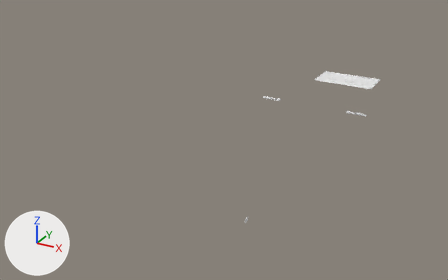
An edit to the glTF model na-project-portal/26-Projects/RB05__WestFarm/30__TrueVision__AppContent/DesignPhase01__ConceptDesign__Scheme-01/RB05__Storey__GroundFloor__ProposedInteriorDecor__MeshModel__.glb, drawn before and after from the same camera.
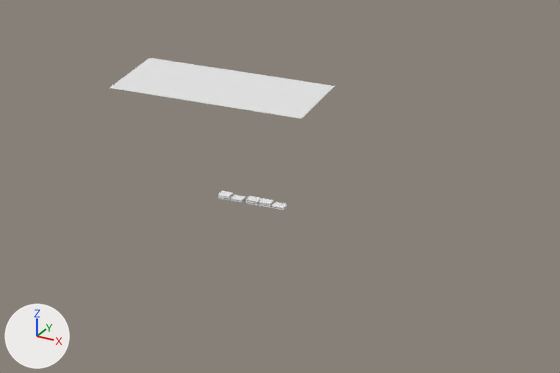
The first picture shows the older version from a 50 mm lens placed at (50.7, -21.3, 20.0), pointed at (26.9, 22.0, -1.6). The close-ups show the older and then the newer version on the part from 63% to 100% of the width and 19% to 59% of the height of that picture. Only the edits that show in the close-ups are written down. Every picture has the same lights, and +X, +Y and +Z are marked at lower left. Vertices at exactly the same position are counted once.

Objects in the first close-up: '28_85__Towel__BathroomTowel__Var-01___ID19652568.001', '28_85__Towel__BathroomTowel__Var-01___ID19652571.001', '28_85__Towel__BathroomTowel__Var-01___ID19652573.001', '28_85__Towel__BathroomTowel__Var-01___ID19652576.001', '28_85__Towel__BathroomTowel__Var-01___ID19652577.001', '28_85__Towel__BathroomTowel__Var-01___ID19652578.001', '28_85__Towel__BathroomTowel__Var-01___ID19652579.001', '29__ProposedBuilding__InteriorDecor::Default'.
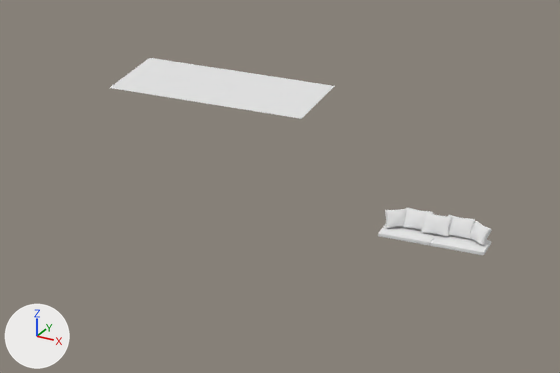
Location of each change, [x1, y1, x2, y2] in pixels of the close-ups (560 x 373 px):
'29__ProposedBuilding__InteriorDecor::Default', reshaped
    before: [110, 58, 335, 119]
    after: [110, 58, 492, 255]
'Pillow_ID23559936', added
    after: [421, 212, 452, 237]
'Pillow_ID23559934', added
    after: [448, 215, 475, 239]
'Pillow_ID23559935', added
    after: [403, 207, 433, 230]
'28_85__Towel__BathroomTowel__Var-01___ID19652576.001', deleted
    before: [259, 198, 274, 205]
'28_85__Towel__BathroomTowel__Var-01___ID19652573.001', deleted
    before: [272, 202, 287, 209]
'28_85__Towel__BathroomTowel__Var-01___ID19652568.001', deleted
    before: [231, 195, 246, 201]
'28_85__Towel__BathroomTowel__Var-01___ID19652579.001', deleted
    before: [246, 196, 261, 202]
'28_85__Towel__BathroomTowel__Var-01___ID19652571.001', deleted
    before: [218, 191, 233, 197]
'28_85__Towel__BathroomTowel__Var-01___ID19652578.001', deleted
    before: [246, 200, 259, 204]
'28_85__Towel__BathroomTowel__Var-01___ID19652577.001', deleted
    before: [246, 202, 259, 205]
part 1 of me_mesh_0_29__proposedbuilding__interiordecor__default, added
    after: [378, 209, 492, 255]

The change, as a list of edits to the scene's bpy script:
```text
Change me_mesh_0_29__proposedbuilding__interiordecor__default:
    remove me_mesh_0_29__proposedbuilding__interiordecor__default.from_pydata(...)  # 4137 vertices, 5576 faces; spans x 29.4..36.6, y 7.0..40.2, z 0.0..1.1
    add me_mesh_0_29__proposedbuilding__interiordecor__default.from_pydata(...)  # 8101 vertices, 13464 faces; spans x 10.5..42.5, y 7.0..40.2, z 0.0..3.9
    me_mesh_0_29__proposedbuilding__interiordecor__default part 1: 1940 vertices added at x 39.9..42.5, y 27.7..28.6, z 0.4..0.9
    other edits to the shape of me_mesh_0_29__proposedbuilding__interiordecor__default do not show in these pictures
Remove ob_28_85__towel__bathroomtowel__var_01___id19652576_001:
    ob_28_85__towel__bathroomtowel__var_01___id19652576_001 = bpy.data.objects.new('28_85__Towel__BathroomTowel__Var-01___ID19652576.001', me_sharedmesh_28_85__towel__bathroomtowel__var_01___mirrored)
Remove ob_28_85__towel__bathroomtowel__var_01___id19652579_001:
    ob_28_85__towel__bathroomtowel__var_01___id19652579_001 = bpy.data.objects.new('28_85__Towel__BathroomTowel__Var-01___ID19652579.001', me_sharedmesh_28_85__towel__bathroomtowel__var_01___mirrored)
Remove ob_28_85__towel__bathroomtowel__var_01___id19652573_001:
    ob_28_85__towel__bathroomtowel__var_01___id19652573_001 = bpy.data.objects.new('28_85__Towel__BathroomTowel__Var-01___ID19652573.001', me_sharedmesh_28_85__towel__bathroomtowel__var_01___mirrored)
Remove ob_28_85__towel__bathroomtowel__var_01___id19652577_001:
    ob_28_85__towel__bathroomtowel__var_01___id19652577_001 = bpy.data.objects.new('28_85__Towel__BathroomTowel__Var-01___ID19652577.001', me_sharedmesh_28_85__towel__bathroomtowel__var_01___mirrored)
Remove ob_28_85__towel__bathroomtowel__var_01___id19652571_001:
    ob_28_85__towel__bathroomtowel__var_01___id19652571_001 = bpy.data.objects.new('28_85__Towel__BathroomTowel__Var-01___ID19652571.001', me_sharedmesh_28_85__towel__bathroomtowel__var_01___mirrored)
Remove ob_28_85__towel__bathroomtowel__var_01___id19652578_001:
    ob_28_85__towel__bathroomtowel__var_01___id19652578_001 = bpy.data.objects.new('28_85__Towel__BathroomTowel__Var-01___ID19652578.001', me_sharedmesh_28_85__towel__bathroomtowel__var_01___mirrored)
Remove ob_28_85__towel__bathroomtowel__var_01___id19652568_001:
    ob_28_85__towel__bathroomtowel__var_01___id19652568_001 = bpy.data.objects.new('28_85__Towel__BathroomTowel__Var-01___ID19652568.001', me_sharedmesh_28_85__towel__bathroomtowel__var_01___mirrored)
Add ob_pillow_id23559934:
    ob_pillow_id23559934 = bpy.data.objects.new('Pillow_ID23559934', me_sharedmesh_pillow_mirrored)  # 674 vertices, 1344 faces; spans x -0.629..-0.002, y -0.011..0.236, z 0.002..0.629; in mat_default (white #e7e7e7)
    ob_pillow_id23559934.location = (42.08, 28.22, 0.54)
    ob_pillow_id23559934.rotation_euler = (-0.436, 0.0, 0.0)  # degrees (-25, 0, 0)
    ob_pillow_id23559934.scale = (1.06, 1.0, 0.803)
Add ob_pillow_id23559935:
    ob_pillow_id23559935 = bpy.data.objects.new('Pillow_ID23559935', me_sharedmesh_pillow_mirrored)  # 674 vertices, 1344 faces; spans x -0.629..-0.002, y -0.011..0.236, z 0.002..0.629; in mat_default (white #e7e7e7)
    ob_pillow_id23559935.location = (41.05, 28.22, 0.54)
    ob_pillow_id23559935.rotation_euler = (-0.436, 0.0, 0.0)  # degrees (-25, 0, 0)
    ob_pillow_id23559935.scale = (1.06, 1.0, 0.803)
Add ob_pillow_id23559936:
    ob_pillow_id23559936 = bpy.data.objects.new('Pillow_ID23559936', me_sharedmesh_pillow_mirrored)  # 674 vertices, 1344 faces; spans x -0.629..-0.002, y -0.011..0.236, z 0.002..0.629; in mat_default (white #e7e7e7)
    ob_pillow_id23559936.location = (41.55, 28.11, 0.54)
    ob_pillow_id23559936.rotation_euler = (-0.436, 0.0, 0.0)  # degrees (-25, 0, 0)
    ob_pillow_id23559936.scale = (1.06, 1.0, 0.803)
```
